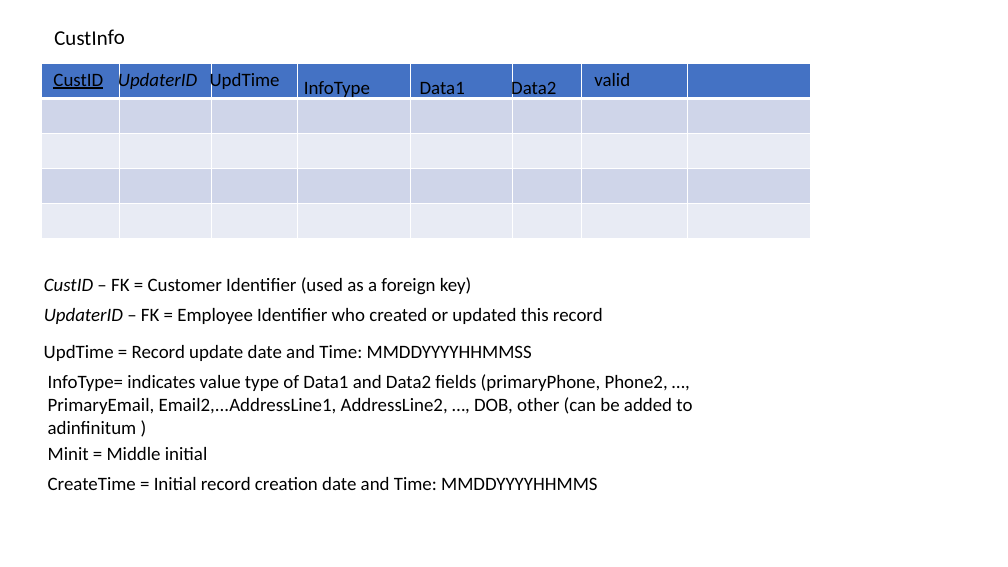
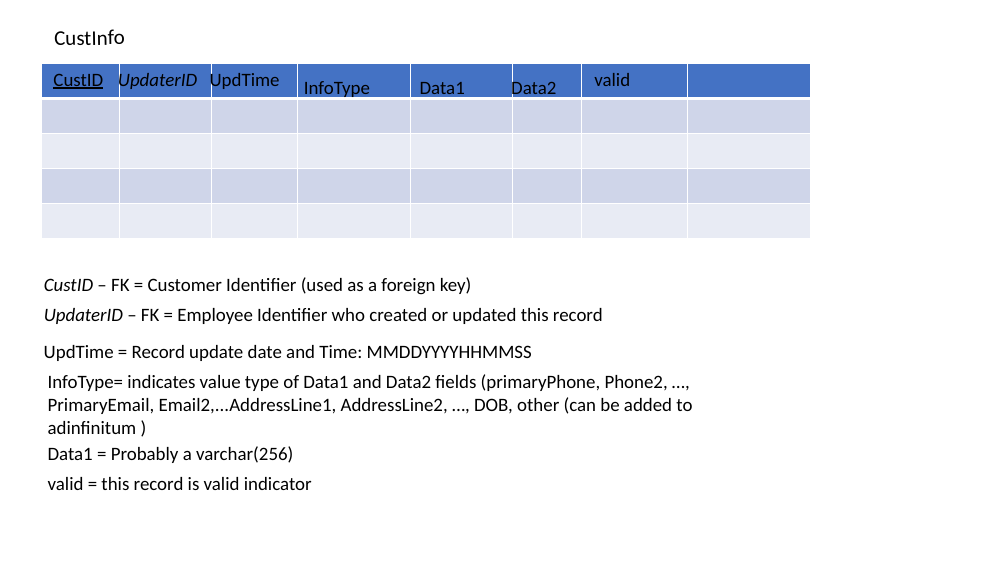
Before and after one commit to andrewroe/rosiessalon, a slide deck: slide 9 of RosieSalonDataModel.pptx (slide 5 before the commit). Drawn at 1008x567 pixels with LibreOffice and Linux fonts; fonts in the diff are those of the drawing. Boxes give left, top, right and bottom in pixels: in the first picture for what was removed or moved away, otherwise in the second. Text is boxed around its words. In the diff, an @@ line names an element or a change of style, - is before the commit and + after.

```diff
--- a/RosieSalonDataModel.pptx
+++ b/RosieSalonDataModel.pptx
@@ text at bbox=[48, 446, 293, 463]: text changed @@
-Minit = Middle initial
+Data1 = Probably a varchar(256)
@@ text at bbox=[48, 477, 312, 490]: text changed @@
-CreateTime = Initial record creation date and Time: MMDDYYYYHHMMS
+valid = this record is valid indicator
```
Also in this commit, not shown: 1 other slide changed, 8 slides added.
